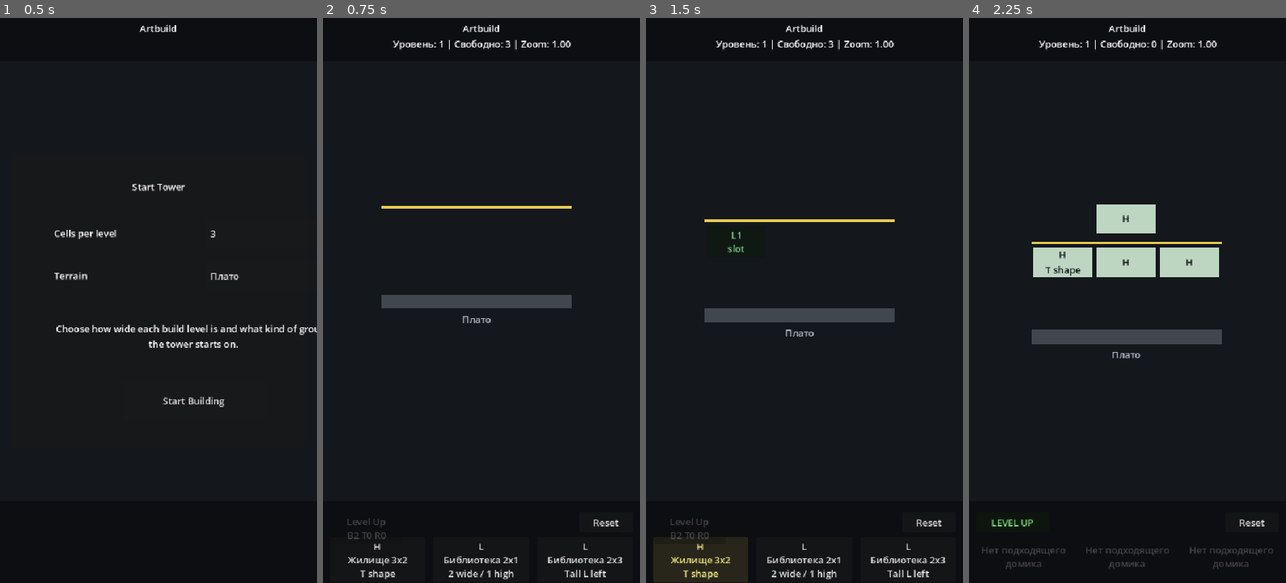
Above: before the commit, frames 1-4 (left to right).
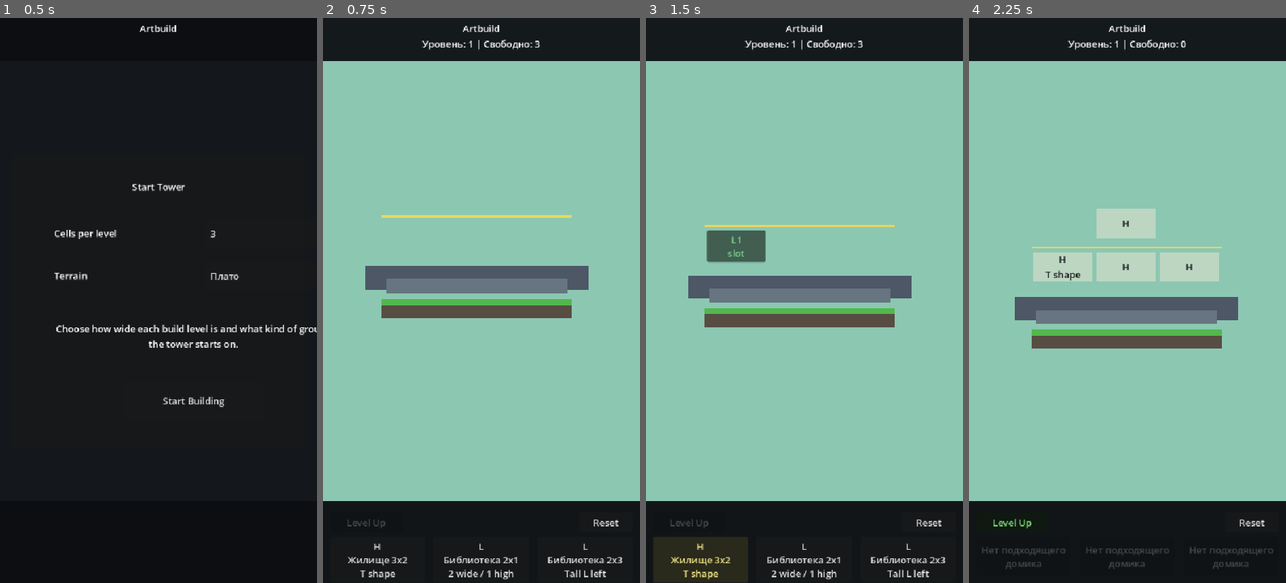
Above: after the commit, the same moments.

Repository: JUSTConnect/artbuild
Game: Godot game, scene res://scenes/main.tscn
Two runs of this game, one before a commit and one after it. Both use one fixed random seed, a clock stepped at 60 frames per second and the inputs below.
Inputs:
- Up to frame 1 (0.5 s): no input
- Up to frame 2 (0.75 s): click "Start Building" at 0.5 s
- Up to frame 3 (1.5 s): click "H Жилище 3x2 T shape" at 1.25 s
- Up to frame 4 (2.25 s): click "L1 slot" at 2 s

Frame 1 is identical in both runs. In frame 2, 78% of the frame differs, in the area x 0-100%, y 3-94%; in frame 3, 78%; in frame 4, 75%.

Commit message:
Polish UI and terrain visuals

Diff:
--- a/scripts/main.gd
+++ b/scripts/main.gd
@@ -16,6 +16,13 @@
 const PAN_STEP: float = 96.0
 
 const TERRAIN_KEYS: Array[String] = ["plateau", "river", "islands", "mountains"]
+const SKY_COLORS: Array[Color] = [
+	Color(0.46, 0.70, 0.96, 1.0),
+	Color(0.78, 0.62, 0.94, 1.0),
+	Color(0.96, 0.68, 0.48, 1.0),
+	Color(0.55, 0.78, 0.70, 1.0),
+	Color(0.38, 0.48, 0.76, 1.0)
+]
 
 const BUILDING_TYPES: Array[Dictionary] = [
 	{"id":"housing", "title":"Жилище", "glyph":"H", "color":Color(0.74, 0.84, 0.76, 1.0), "residents":2, "energy":-1, "beauty":1, "tech":0, "comfort":0},
@@ -52,6 +59,7 @@
 ]
 
 @onready var title_label: Label = $Title
+@onready var background_rect: ColorRect = $Background
 @onready var menu_panel: Control = $MenuPanel
 @onready var cells_option: OptionButton = $MenuPanel/CellsOption
 @onready var terrain_option: OptionButton = $MenuPanel/TerrainOption
@@ -209,10 +217,11 @@
 	tower_area.visible = true
 	choice_bar.visible = true
 	level_up_button.visible = true
-	hint.visible = true
+	hint.visible = false
 	reset_button.visible = true
 	_fit_fixed_layout()
 	_reset_state()
+	_apply_run_background()
 	_build_surfaces()
 	roll_choices()
 	render_world()
@@ -235,6 +244,12 @@
 	beauty = 2
 	technology = 0
 	comfort = 1
+
+func _apply_run_background() -> void:
+	if background_rect == null:
+		return
+	var color_index: int = rng.randi_range(0, SKY_COLORS.size() - 1)
+	background_rect.color = SKY_COLORS[color_index]
 
 func _build_surfaces() -> void:
 	surfaces.clear()
@@ -494,10 +509,16 @@
 	var surface: Dictionary = surfaces[surface_index]
 	var cells: int = int(surface["cells"])
 	var ground_width: float = float(cells) * CELL_W
+	var x: float = float(surface["x"])
 	var y: float = _level_y(surface_index, 0) + CELL_H + 8.0
-	_add_rect(Vector2(float(surface["x"]), y), Vector2(ground_width, 24.0), Color(0.25, 0.28, 0.30, 1.0))
-	var label: Label = _add_label(Vector2(float(surface["x"]), y + 28.0), Vector2(ground_width, 28.0), _surface_name(surface_index))
-	label.modulate = Color(0.75, 0.78, 0.82, 1.0)
+
+	# Mountains behind the build surface.
+	_add_rect(Vector2(x - 28.0, y - 64.0), Vector2(ground_width + 56.0, 40.0), Color(0.30, 0.34, 0.40, 1.0))
+	_add_rect(Vector2(x + 8.0, y - 42.0), Vector2(ground_width - 16.0, 24.0), Color(0.40, 0.46, 0.50, 1.0))
+
+	# Ground and grass.
+	_add_rect(Vector2(x, y), Vector2(ground_width, 24.0), Color(0.34, 0.30, 0.26, 1.0))
+	_add_rect(Vector2(x, y - 8.0), Vector2(ground_width, 10.0), Color(0.32, 0.72, 0.30, 1.0))
 
 func _draw_level_guide() -> void:
 	for surface_index: int in range(surfaces.size()):
@@ -583,24 +604,21 @@
 
 func _update_level_button() -> void:
 	var is_level_ready: bool = _can_level_up()
-	var req: Dictionary = _level_up_requirements()
 	level_up_button.disabled = not is_level_ready
 	if is_level_ready:
 		level_up_button.modulate = Color(0.55, 1.0, 0.52, 1.0)
-		level_up_button.text = "LEVEL UP"
 	else:
 		level_up_button.modulate = Color(0.55, 0.55, 0.55, 1.0)
-		level_up_button.text = "Level Up\nB%d T%d R%d" % [req["beauty"], req["tech"], req["population"]]
+	level_up_button.text = "Level Up"
 
 func update_stats() -> void:
 	var energy_balance: int = energy_produced - energy_required
 	var energy_state: String = "LOW"
 	if energy_balance >= 0:
 		energy_state = "OK"
-	var req: Dictionary = _level_up_requirements()
 	var free_cells: int = _free_cells_on_level(unlocked_level)
-	level_info.text = "Уровень: %d | Свободно: %d | Zoom: %.2f | Выбрано: %s" % [unlocked_level, free_cells, camera_zoom, _selected_title()]
-	stats.text = "Terrain: %s\nCells: %d\nTurn: %d\nBlocks: %d\nResidents: %d/%d\nEnergy: %d/%d (%s)\nBeauty: %d Tech: %d Comfort: %d\nNext: B%d T%d R%d" % [_terrain_title(), cells_per_level, turn, placed_blocks.size(), population, capacity, energy_produced, energy_required, energy_state, beauty, technology, comfort, req["beauty"], req["tech"], req["population"]]
+	level_info.text = "Уровень: %d | Свободно: %d" % [unlocked_level, free_cells]
+	stats.text = "Cells: %d\nTurn: %d\nBlocks: %d\nResidents: %d/%d\nEnergy: %d/%d (%s)\nBeauty: %d Tech: %d Comfort: %d" % [cells_per_level, turn, placed_blocks.size(), population, capacity, energy_produced, energy_required, energy_state, beauty, technology, comfort]
 
 func _free_cells_on_level(level: int) -> int:
 	var count: int = 0
@@ -642,7 +660,8 @@
 func _focus_active_level() -> void:
 	var bounds: Rect2 = _content_bounds()
 	var active_y: float = _active_level_y()
-	camera_pan.y = CAMERA_PAD - active_y * camera_zoom
+	var target_y: float = tower_area.size.y * 0.72
+	camera_pan.y = target_y - active_y * camera_zoom
 	camera_pan.x = tower_area.size.x / 2.0 - bounds.get_center().x * camera_zoom
 	_apply_camera_bounds()
 
--- a/scripts/viewport_fit.gd
+++ b/scripts/viewport_fit.gd
@@ -6,7 +6,7 @@
 const BUTTON_H: float = 34.0
 const CHOICE_H: float = 66.0
 const ROW_GAP: float = 8.0
-const TOWER_TOP_EXTRA: float = 18.0
+const TOWER_TOP_EXTRA: float = 34.0
 const TOWER_BOTTOM_GAP: float = 10.0
 
 var game_root: Control = null
@@ -22,6 +22,7 @@
 		return
 	_apply_compact_layout()
 	_simplify_top_hud()
+	_clean_level_button()
 
 func _bind_scene() -> void:
 	game_root = get_tree().current_scene as Control
@@ -80,9 +81,16 @@
 	if game_root.get("game_started") != true:
 		return
 	var unlocked_level: int = int(game_root.get("unlocked_level"))
-	var camera_zoom: float = float(game_root.get("camera_zoom"))
 	var free_cells: int = _free_cells_on_level(unlocked_level)
-	level_info.text = "Уровень: %d | Свободно: %d | Zoom: %.2f" % [unlocked_level, free_cells, camera_zoom]
+	level_info.text = "Уровень: %d | Свободно: %d" % [unlocked_level, free_cells]
+
+func _clean_level_button() -> void:
+	var level_button: Button = game_root.get_node_or_null("LevelUpButton") as Button
+	if level_button != null:
+		level_button.text = "Level Up"
+	var hint: Label = game_root.get_node_or_null("Hint") as Label
+	if hint != null:
+		hint.visible = false
 
 func _free_cells_on_level(level: int) -> int:
 	var surfaces: Array = game_root.get("surfaces")
